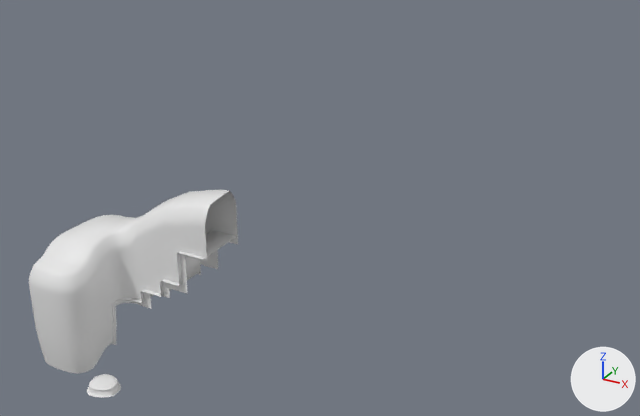
What one commit did to the Blender file Blender Models/Floaty Lava/LavaCaveB.blend.
Both versions are drawn from a 50 mm camera at (84.2, -76.4, 73.0) aimed at (20.6, 39.1, 15.2). Every picture has the same lights, and +X, +Y and +Z are marked at lower right. The same objects are shown in both versions, whatever each file hides. Materials are left out; every surface is plain grey.

In view in the first picture: 'LavaCaveA.000', 'LavaCaveA.001', 'LavaCaveA.002'.
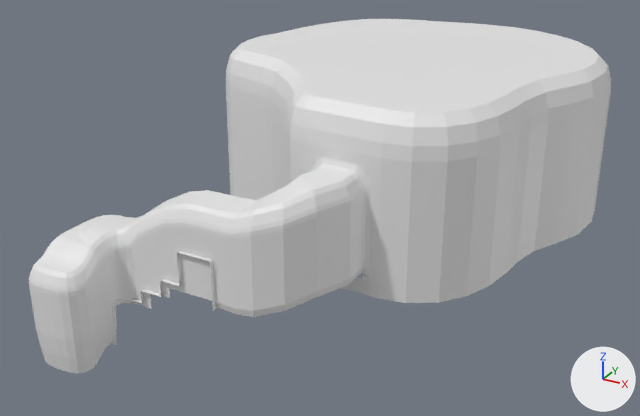
What differs and where, as boxes (x1, y1, x2, y2) in the pictures (640 x 416 px):
'LavaCaveA.001', reshaped (178% wider, 93% taller)
    before: (29, 190, 238, 373)
    after: (29, 19, 611, 373)
'LavaCaveA.002', reshaped
    before: (111, 230, 236, 345)
    after: (111, 251, 217, 345)
'LavaCaveA.000', reshaped (not visible afterwards)
    before: (87, 374, 121, 397)
part 2 of me_circle_002, built on
    before: (195, 190, 238, 262)
    after: (185, 19, 611, 317)
part 3 of me_circle_009, built on
    before: (178, 230, 236, 259)
    after: (178, 251, 217, 311)

Diff of the bpy script that builds the scene:
```diff
--- a/Blender Models/Floaty Lava/LavaCaveB.blend.py
+++ b/Blender Models/Floaty Lava/LavaCaveB.blend.py
@@ me_circle_002 @@
 # used by ob_lavacavea_001; location = (0.0, 0.0, 0.0)
-me_circle_002.from_pydata(...)  # 454 vertices, 426 faces; spans x -6.2..19.0, y -0.2..18.1, z -0.1..26.1
+me_circle_002.from_pydata(...)  # 1103 vertices, 1044 faces; spans x -7.8..58.1, y -0.2..89.0, z -0.1..37.5
+# me_circle_002 part 2: 24 vertices moved from x 16.4..18.0, y 10.3..18.0, z 19.2..26.1 to x 17.3..19.7, y 10.3..18.0, z 18.3..25.5; 18 vertices removed from x 16.5..19.0, y 10.3..18.0, z 17.2..26.1; 667 vertices added at x -7.8..58.1, y 10.2..89.0, z 9.7..37.5
@@ me_circle_005 @@
 # used by ob_lavacavea_000; location = (0.0, 0.0, 0.0)
-me_circle_005.from_pydata(...)  # 141 vertices, 140 faces; spans x 5.56..10.27, y -2.44..2.04, z 0.1..1.24
+me_circle_005.from_pydata(...)  # 81 vertices, 80 faces; spans x 37.56..44.69, y 71.74..78.9, z 11.64..12.14
+# me_circle_005 part 1: the whole mesh is rebuilt
@@ me_circle_009 @@
 me_circle_009.from_pydata(...)  # 108 vertices, 75 faces; spans x -6.3..18.8, y 7.5..18.5, z 1.6..18.5
 # used by ob_lavacavea_002; location = (0.0, 0.0, 0.0)
 # verts and faces of me_circle_009; kept vertices keep their numbers, new ones are numbered from 108
 # before: 92 (18.7, 14.6, 18.5) at pixel (223, 245), 93 (18.7, 18.5, 18.5) at pixel (238, 234), 94 (18.8, 9.7, 18.5) at pixel (202, 259), 95 (14.6, 14.6, 18.5), 98 (14.5, 18.5, 18.5)
 # before: 99 (14.6, 9.7, 18.5) at pixel (177, 252)
+# me_circle_009 part 3
+delete_vertices([92, 93, 94])  # with the faces that use them
+verts[108] = (19.9, 14.6, 10.8)
+verts[109] = (19.9, 18.5, 10.9)
+verts[110] = (20.0, 9.7, 10.9)  # pixel (212, 311)
+for new, old in zip([111, 112, 113], [108, 109, 110]): verts[new] = verts[old] + (0.0, 0.0, 7.5)
+verts[114] = (19.8, 14.6, 18.5)
+verts[115] = (19.8, 18.5, 18.5)
+verts[116] = (19.8, 9.7, 18.5)  # pixel (208, 261)
+faces += [(95, 99, 116, 114), (108, 109, 112, 111), (95, 114, 115, 98), (111, 114, 116, 113), (111, 112, 115, 114), (108, 111, 113, 110)]
```
